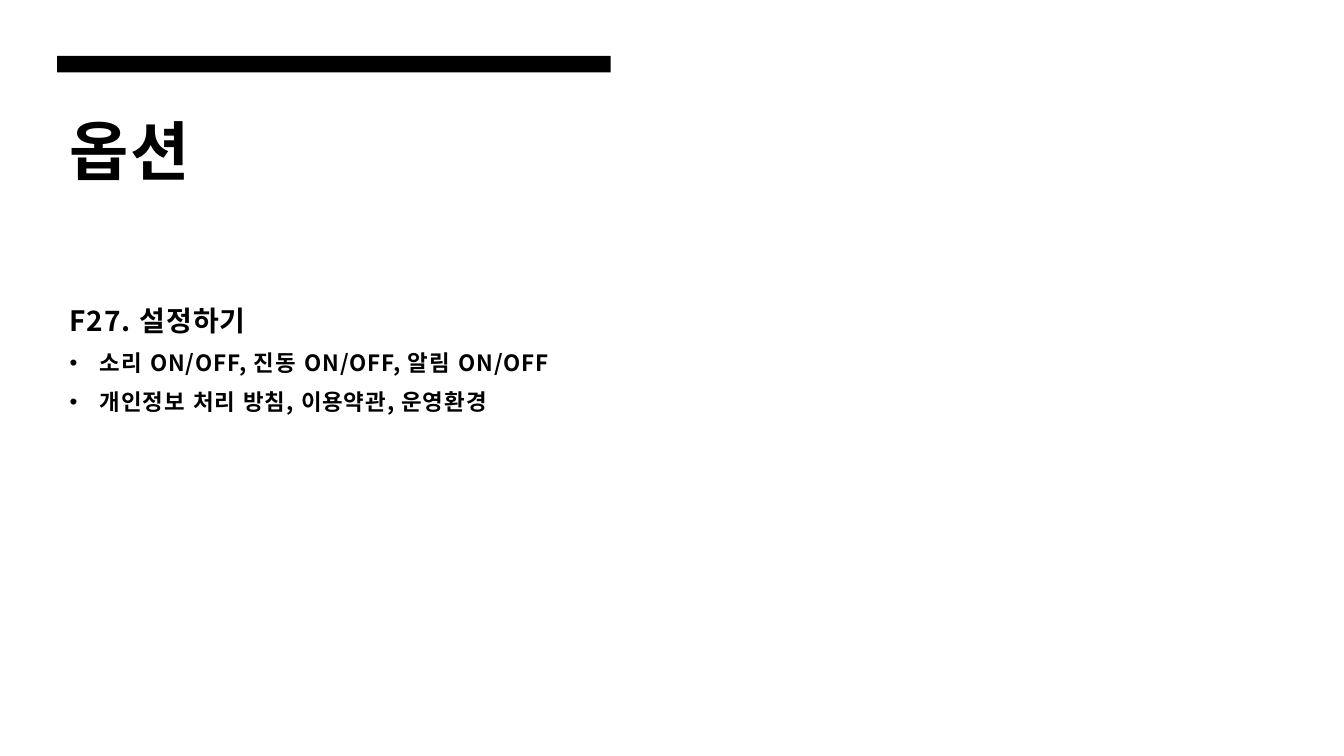
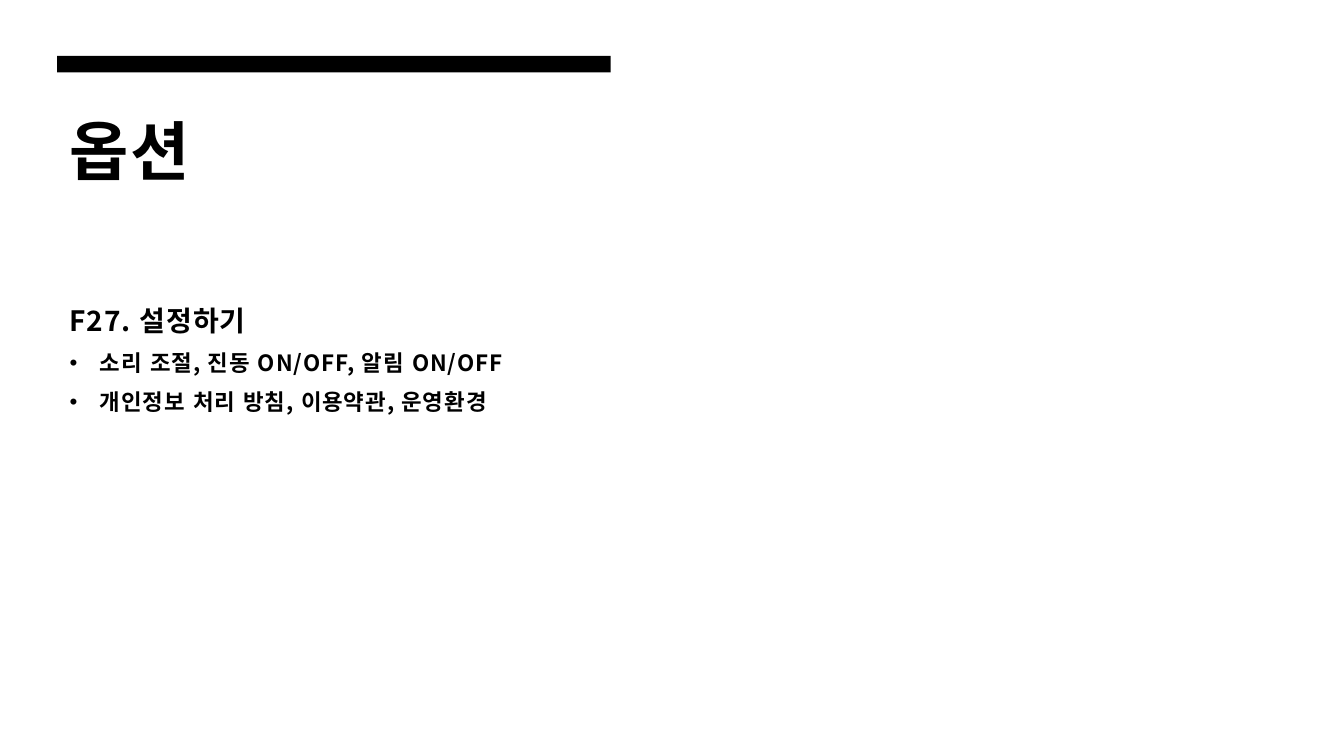
Before and after one commit to KIMSMING/AICO, a slide deck: slide 17 of 설계서/에코 기능 설계서.pptx. Drawn at 1344x756 pixels with LibreOffice and Linux fonts; fonts in the diff are those of the drawing. Boxes give left, top, right and bottom in pixels: in the first picture for what was removed or moved away, otherwise in the second. Text is boxed around its words. In the diff, an @@ line names an element or a change of style, - is before the commit and + after.

```diff
--- a/설계서/에코 기능 설계서.pptx
+++ b/설계서/에코 기능 설계서.pptx
@@ text at (100,352,502,376): text changed @@
-  • 소리 ON/OFF, 진동 ON/OFF, 알림 ON/OFF
+  • 소리 조절, 진동 ON/OFF, 알림 ON/OFF
```
Also in this commit, not shown: 12 other slides changed, 4 other files.
